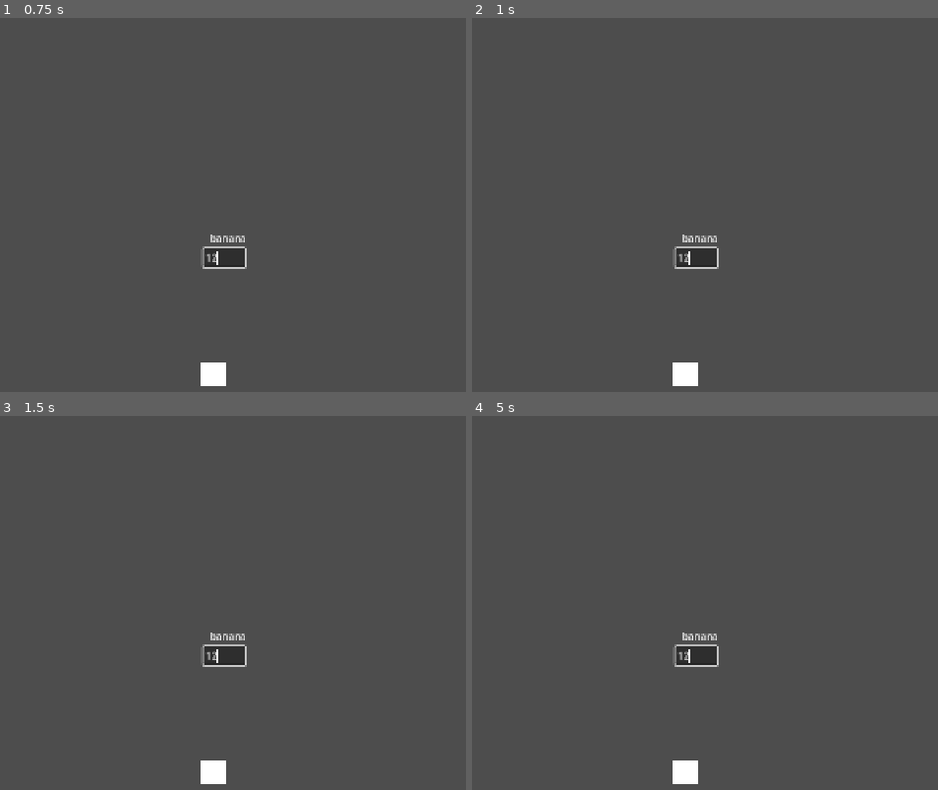
Above: before the commit, frames 1-4 (two rows, left to right).
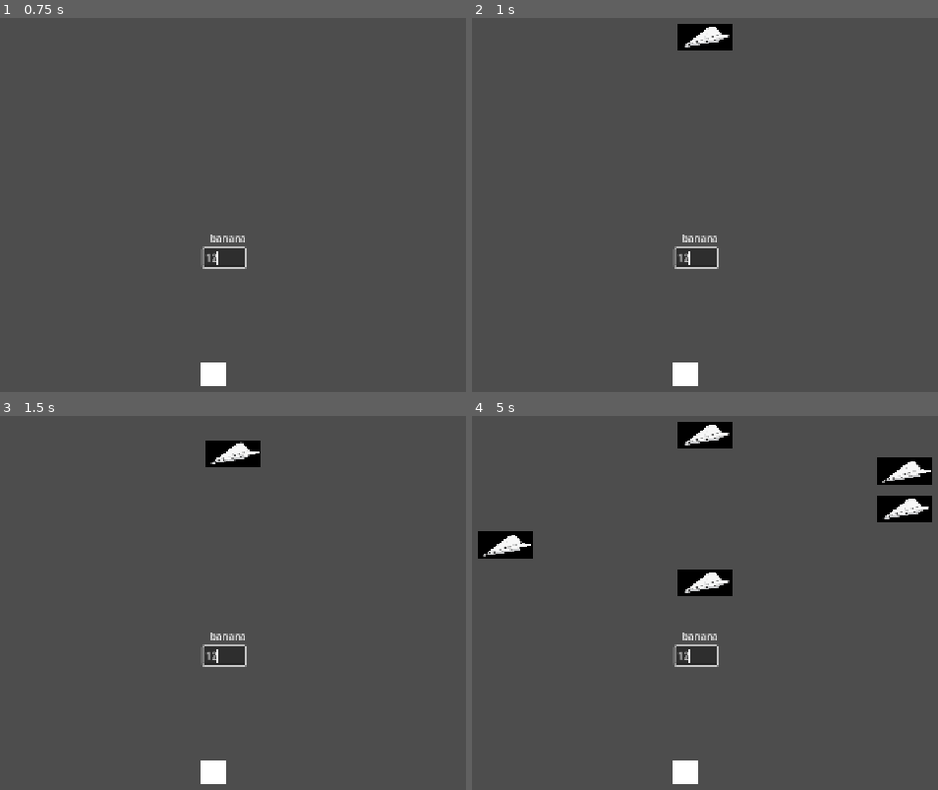
Above: after the commit, the same moments.

Repository: Jsalazar68/3390_project3
Game: Godot game, scene res://scenes (game screens)/game/game.tscn
The game is run twice, just before and just after one commit, with the same random seed, the same clock (stepped at 60 frames per second) and the same inputs. This scene is started directly instead of the project's main scene.
Inputs (mouse positions are in pixels of both pictures, inside the frame that each line leads up to):
- Up to frame 1 (0.75 s): click (223, 257) at 0.52 s; type "12" at 0.6 s
- Up to frame 2 (1 s): no input
- Up to frame 3 (1.5 s): tap Enter (ui_accept) at 1.25 s; hold Right (ui_right) from 1.28 s (still down)
- Up to frame 4 (5 s): tap Enter (ui_accept) at 1.52, 2.27, 3.77, 4.52 s; release Right (ui_right) at 2.78 s; hold Left (ui_left) 2.78-3.53 s; hold Right (ui_right) from 3.53 s (still down)

Frame 1 is identical in both runs. In frame 2, 0.8% of the frame differs, in the area x 44-56%, y 1-9%; in frame 3, 0.8%; in frame 4, 4.2%, in the area x 1-99%, y 1-49%.

Commit message:
finished added the enemies falling

Diff:
--- a/scenes (game screens)/game/enemy.tscn
+++ b/scenes (game screens)/game/enemy.tscn
@@ -1,3 +1,15 @@
 [gd_scene format=3 uid="uid://c58i6ypvk0xaa"]
 
-[node name="Enemy" type="Node2D" unique_id=1213070557]
+[ext_resource type="Script" uid="uid://bdrp4512oqvus" path="res://scripts/gameplay/enemy.gd" id="1_cigby"]
+[ext_resource type="Texture2D" uid="uid://cmqak0wuielce" path="res://assets/sprites/enemyplane.png" id="1_kuajn"]
+
+[node name="EnemyPlane" type="Sprite2D" unique_id=951984414]
+scale = Vector2(0.2, 0.2)
+texture = ExtResource("1_kuajn")
+script = ExtResource("1_cigby")
+
+[node name="RichTextLabel" type="RichTextLabel" parent="." unique_id=1945633280]
+offset_left = -60.0
+offset_top = 35.0
+offset_right = 60.0
+offset_bottom = 75.0
--- a/scenes (game screens)/game/game.tscn
+++ b/scenes (game screens)/game/game.tscn
@@ -89,6 +89,23 @@
 [node name="bulletSpawn" type="Node2D" parent="." unique_id=2084958358]
 position = Vector2(576, 540)
 
+[node name="EnemyContainer" type="Node2D" parent="." unique_id=1023679275]
+
+[node name="SpawnContainer" type="Node2D" parent="." unique_id=1605096430]
+
+[node name="Spawn1" type="Node2D" parent="SpawnContainer" unique_id=200303936]
+position = Vector2(250, 80)
+
+[node name="Spawn2" type="Node2D" parent="SpawnContainer" unique_id=1582793130]
+position = Vector2(575, 80)
+
+[node name="Spawn3" type="Node2D" parent="SpawnContainer" unique_id=300093000]
+position = Vector2(900, 80)
+
+[node name="SpawnTimer" type="Timer" parent="." unique_id=66224835]
+autostart = true
+
 [connection signal="text_submitted" from="input" to="." method="_on_input_text_submitted"]
 [connection signal="timeout" from="Timer" to="." method="_on_timer_timeout"]
 [connection signal="pressed" from="game_Over/submit_button" to="." method="_on_submit_button_pressed"]
+[connection signal="timeout" from="SpawnTimer" to="." method="_on_spawn_timer_timeout"]
--- a/scripts/gameplay/game.gd
+++ b/scripts/gameplay/game.gd
@@ -6,6 +6,10 @@
 
 @onready var player = $Player
 @onready var bullet_spawn = $bulletSpawn
+@onready var enemy_container = $EnemyContainer
+@onready var spawn_container = $SpawnContainer
+
+var enemy_scene = preload("res://scenes (game screens)/game/enemy.tscn")
 var bullet_scene = preload("res://scenes (game screens)/game/bullet.tscn")
 
 func shoot():
@@ -66,3 +70,17 @@
 
 func _on_submit_button_pressed() -> void:
 	pass
+
+
+func spawn_enemy():
+	var enemy = enemy_scene.instantiate()
+
+	var spawns = spawn_container.get_children()
+	var spawn_point = spawns[randi() % spawns.size()]
+
+	enemy.global_position = spawn_point.global_position
+	enemy_container.add_child(enemy)
+
+
+func _on_spawn_timer_timeout() -> void:
+	spawn_enemy()
Binary file added: assets/sprites/enemyplane.png
Not shown, added: assets/sprites/enemyplane.png.import
